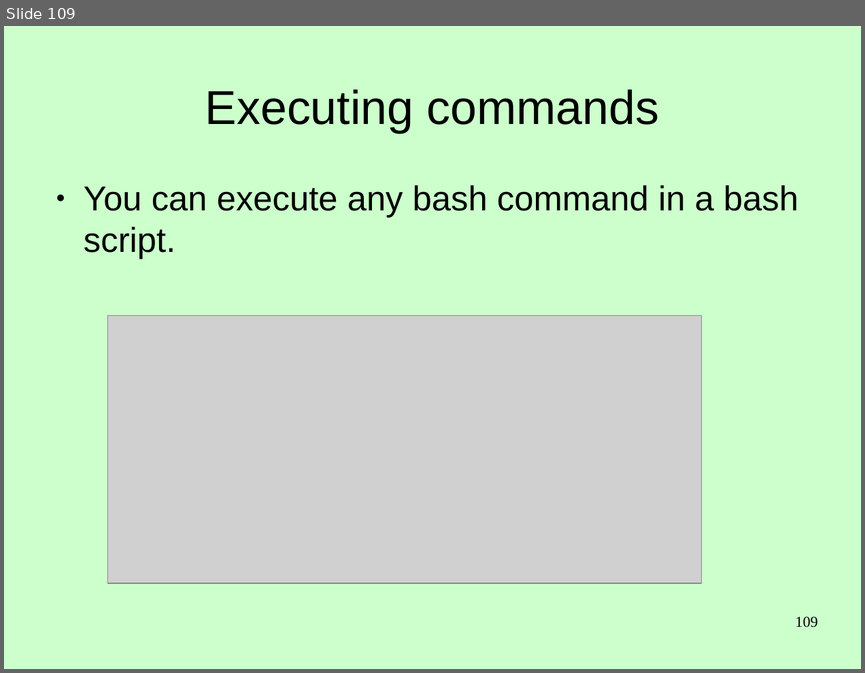
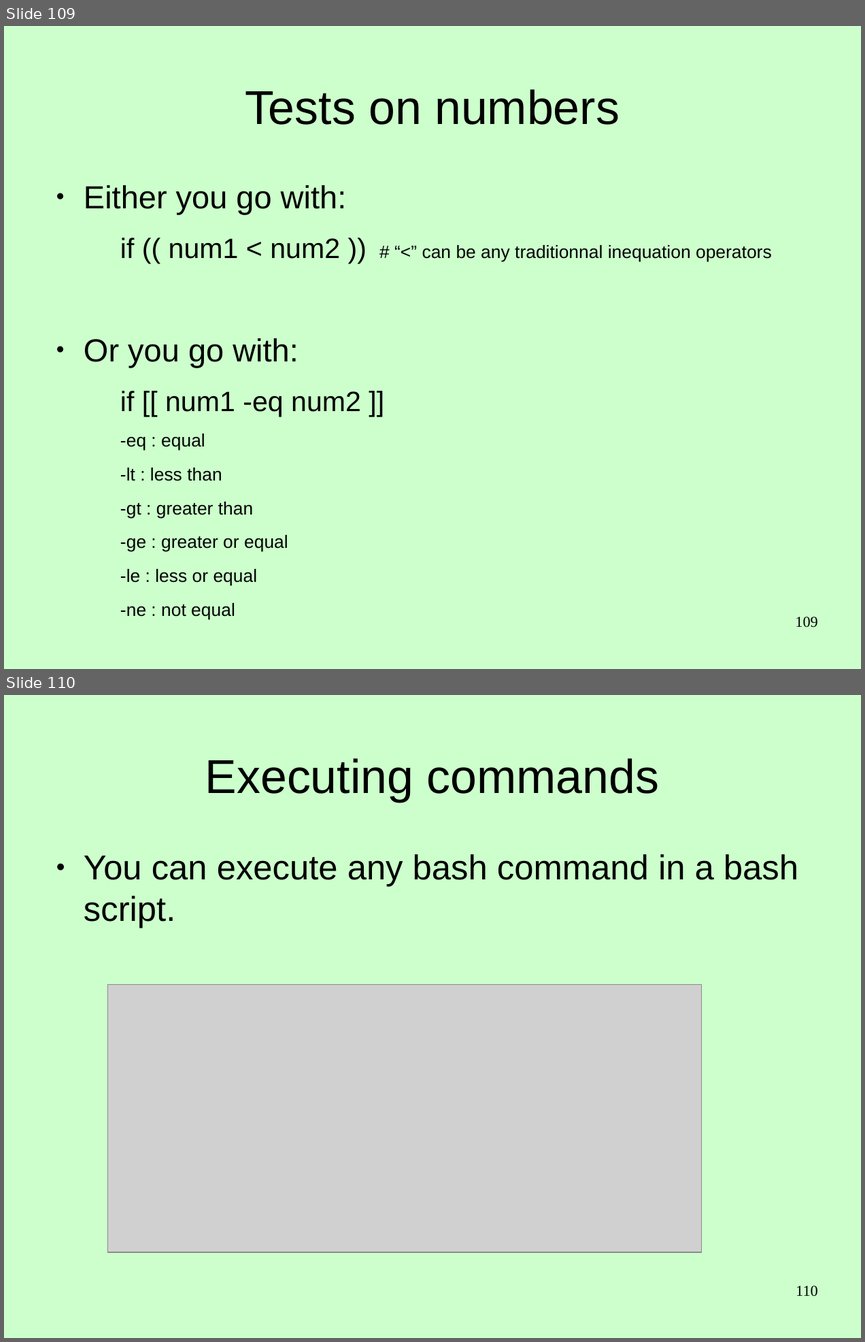
Before and after one commit to Clibre/An-introduction-to-bash, a slide deck: presentation/presentation.odp. Shown one above the other, each under a label of ours: slide 109 before the commit, slides 109 and 110 after it. The pictures are 865x673 and 865x1342 pixels, drawn with LibreOffice and Linux fonts; fonts in the diff are those of the drawing; grey boxes stand for pictures. Boxes give left, top, right and bottom in pixels: in the first picture for what was removed or moved away, otherwise in the second. Text is boxed around its words. In the diff, an @@ line names an element or a change of style, - is before the commit and + after.

```diff
--- a/presentation/presentation.odp
+++ b/presentation/presentation.odp
@@ slide 109 added at bbox=[4, 26, 861, 669], background #CCFFCC @@
@@ title added at bbox=[245, 89, 619, 125], 44 pt, text #000000 @@
+Tests on numbers
@@ text added at bbox=[84, 185, 772, 619], 16.6 pt, text #000000 @@
+● Either you go with:
+  if (( num1 < num2 )) # “<” can be any traditionnal inequation operators
+● Or you go with:
+  if [[ num1 -eq num2 ]]
+  -eq : equal
+  -lt : less than
+  -gt : greater than
+  -ge : greater or equal
+  -le : less or equal
+  -ne : not equal
@@ page number added at bbox=[795, 616, 817, 627], 14 pt, text #000000 @@
+109
@@ what was slide 109 is now slide 110 @@
@@ page number at bbox=[796, 1285, 818, 1296]: text changed @@
-109
+110
```
Also in this commit, not shown: 2 other files.
